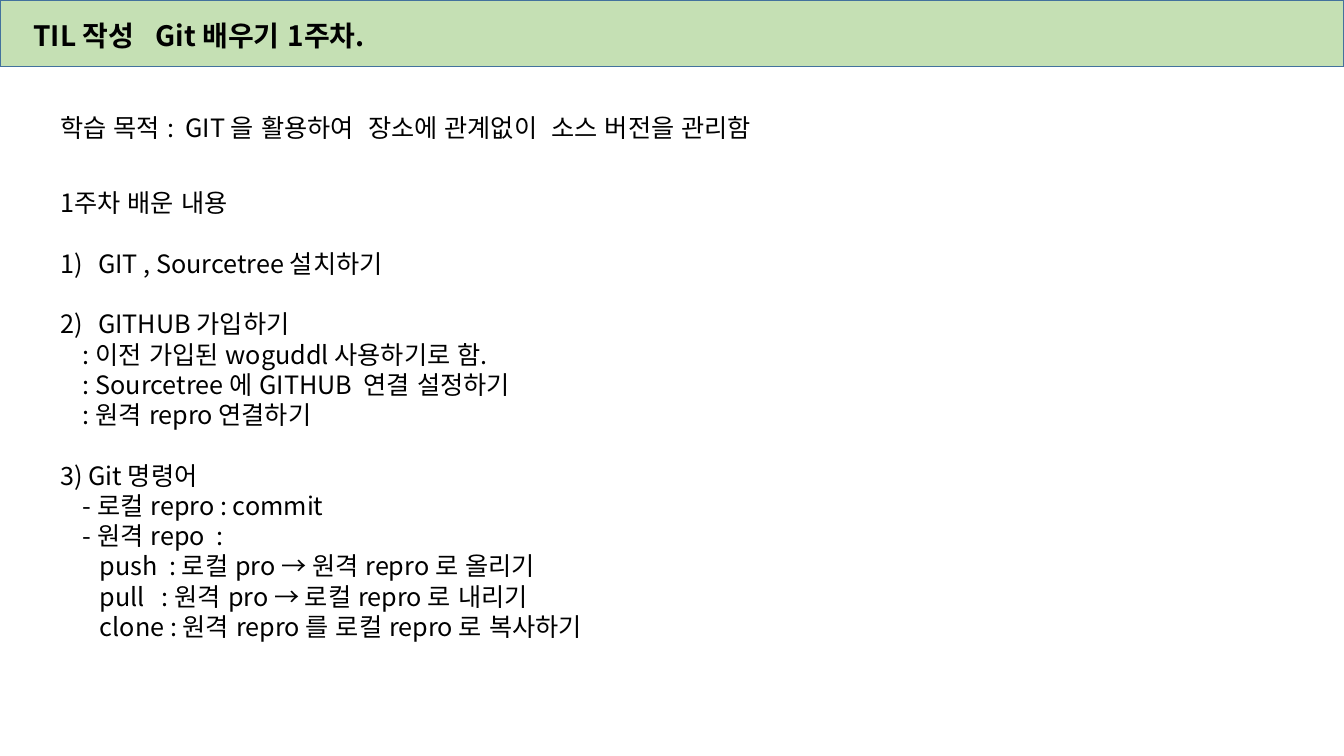
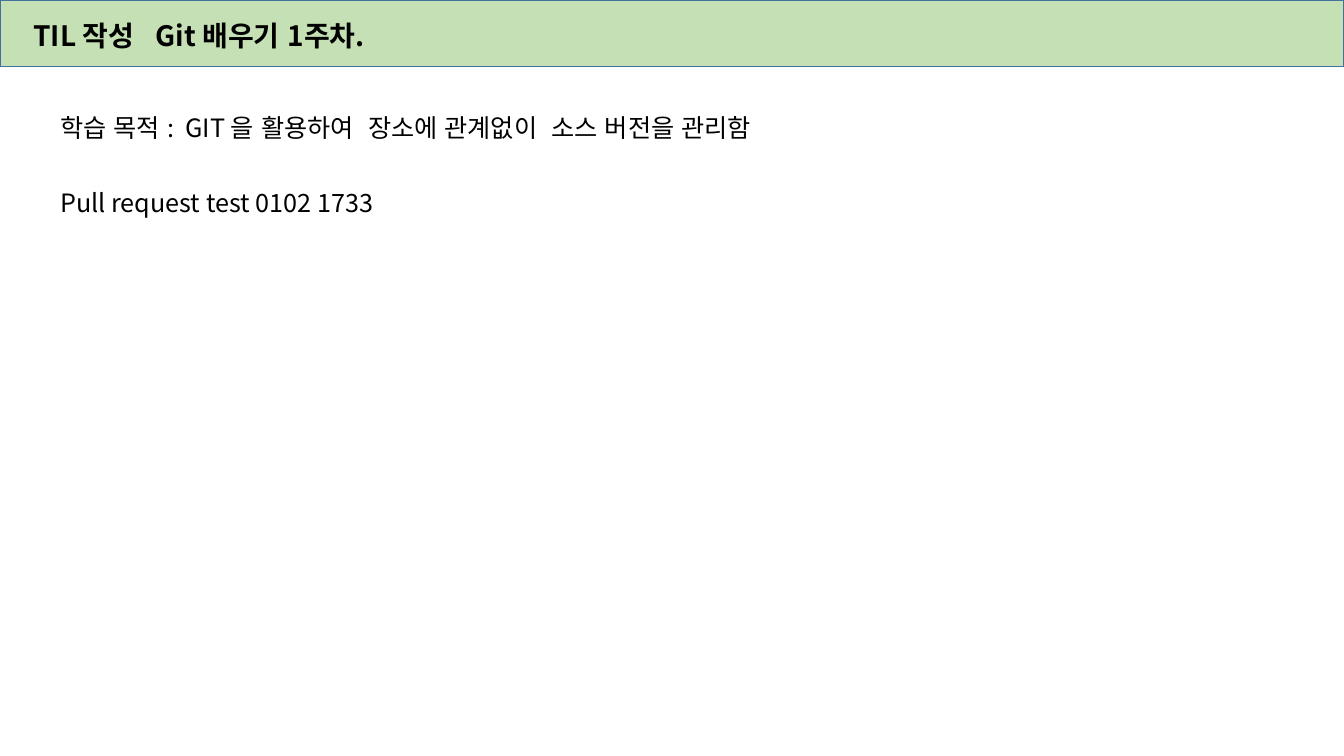
Before and after one commit to wogusdl/TIL, a slide deck: slide 1 of TIL.pptx. Drawn at 1344x756 pixels with LibreOffice and Linux fonts; fonts in the diff are those of the drawing. Boxes give left, top, right and bottom in pixels: in the first picture for what was removed or moved away, otherwise in the second. Text is boxed around its words. In the diff, an @@ line names an element or a change of style, - is before the commit and + after.

Commit message:
pull request test

```diff
--- a/TIL.pptx
+++ b/TIL.pptx
@@ text removed at bbox=[60, 191, 582, 642] @@
-1주차 배운 내용
-1) GIT , Sourcetree 설치하기
-2) GITHUB 가입하기
-: 이전 가입된 woguddl 사용하기로 함.
-: Sourcetree 에 GITHUB 연결 설정하기
-: 원격 repro 연결하기
-3) Git 명령어
-- 로컬 repro : commit
-- 원격 repo :
-push : 로컬 pro → 원격 repro 로 올리기
-pull : 원격 pro → 로컬 repro 로 내리기
-clone : 원격 repro 를 로컬 repro 로 복사하기
@@ text added at bbox=[60, 192, 373, 218], 18 pt, text #000000 @@
+Pull request test 0102 1733
```
